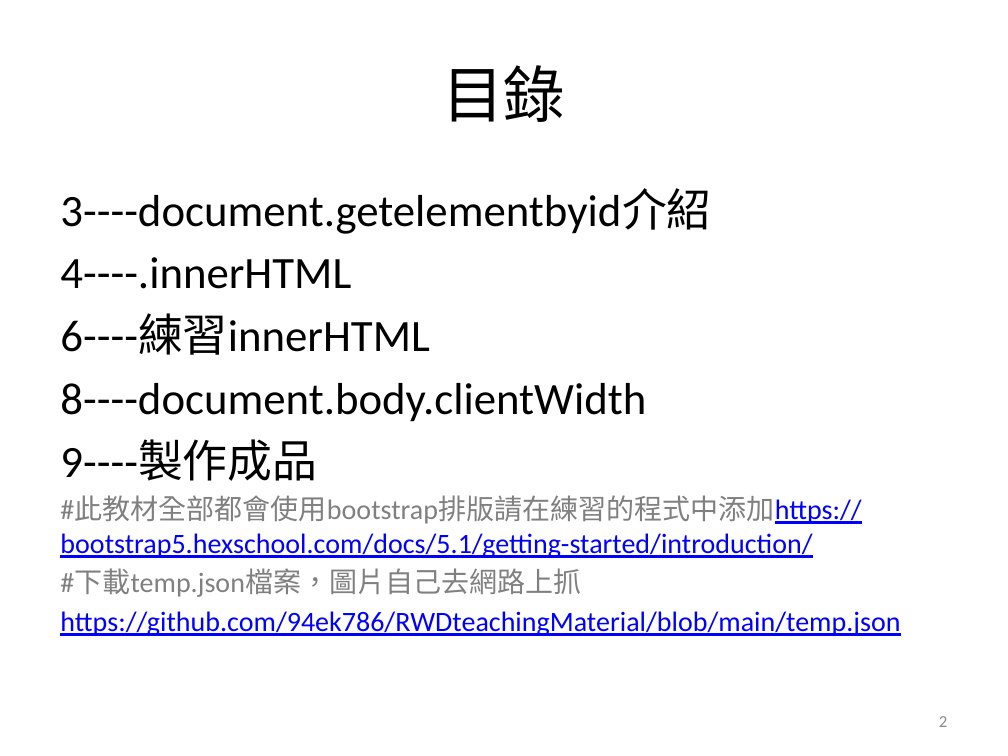
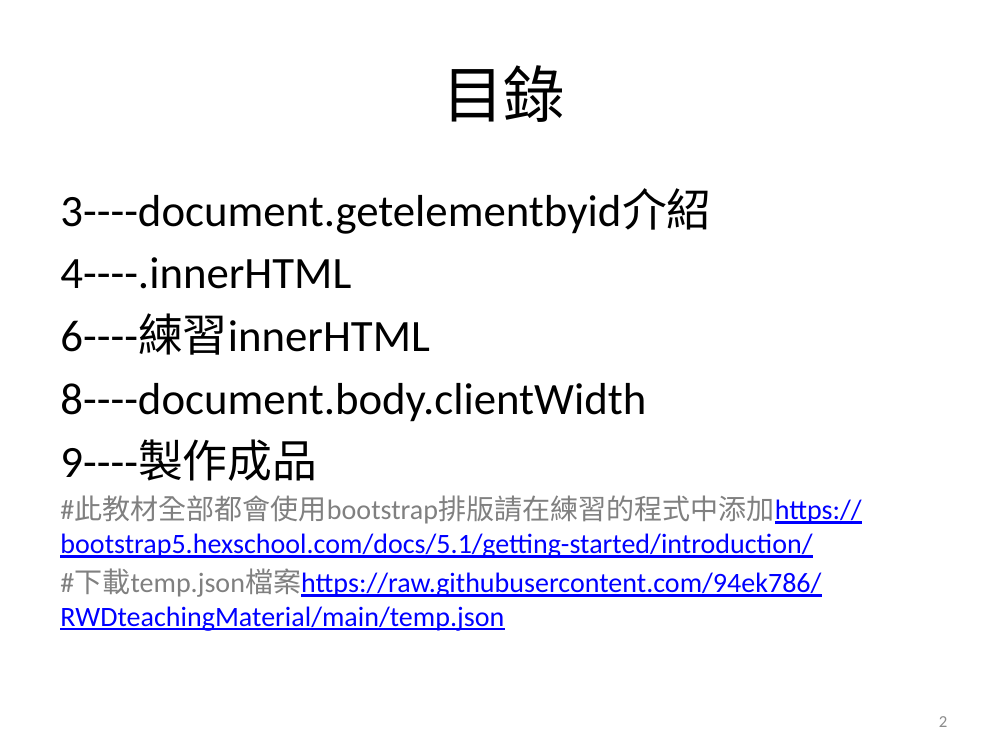
Before and after one commit to 94ek786/RWDteachingMaterial, a slide deck: slide 2 of 透過Js控制不同裝置顯示不同畫面.pptx. Drawn at 1008x756 pixels with LibreOffice and Linux fonts; fonts in the diff are those of the drawing. Boxes give left, top, right and bottom in pixels: in the first picture for what was removed or moved away, otherwise in the second. Text is boxed around its words. In the diff, an @@ line names an element or a change of style, - is before the commit and + after.

```diff
--- a/透過Js控制不同裝置顯示不同畫面.pptx
+++ b/透過Js控制不同裝置顯示不同畫面.pptx
@@ text at box(60, 569, 821, 631): text changed @@
-#下載temp.json檔案，圖片自己去網路上抓
-https://github.com/94ek786/RWDteachingMaterial/blob/main/temp.json
+#下載temp.json檔案https://raw.githubusercontent.com/94ek786/RWDteachingMaterial/main/temp.json
```
Also in this commit, not shown: 3 other slides changed.
